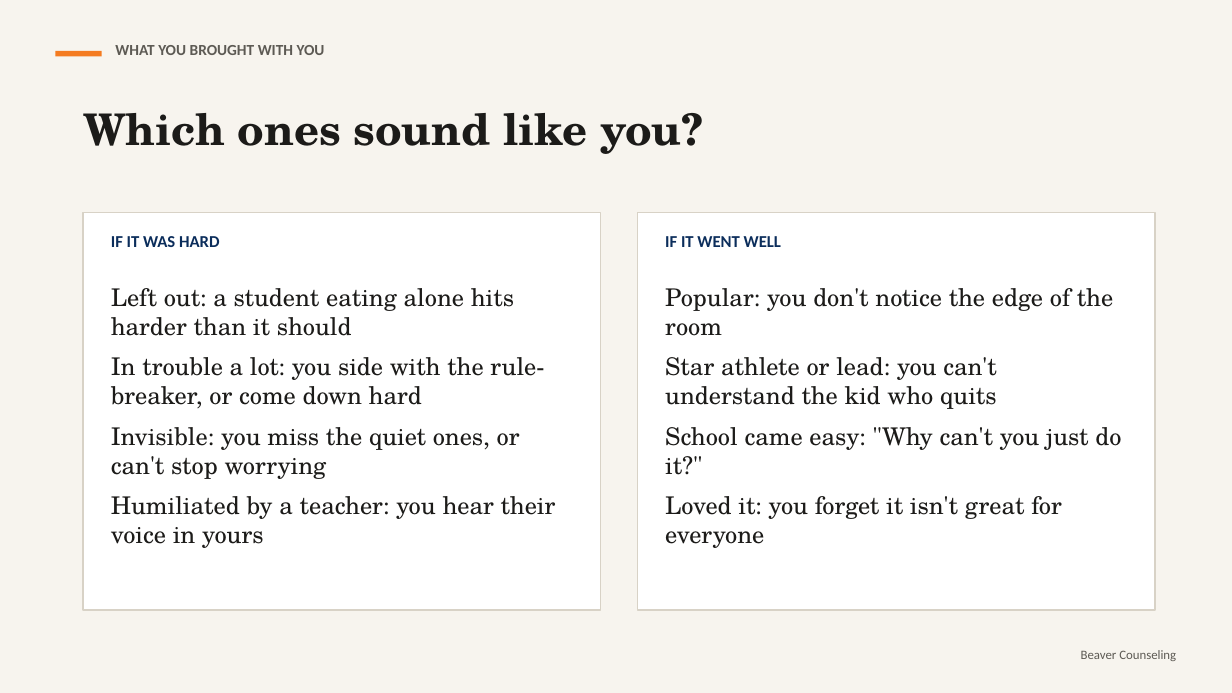
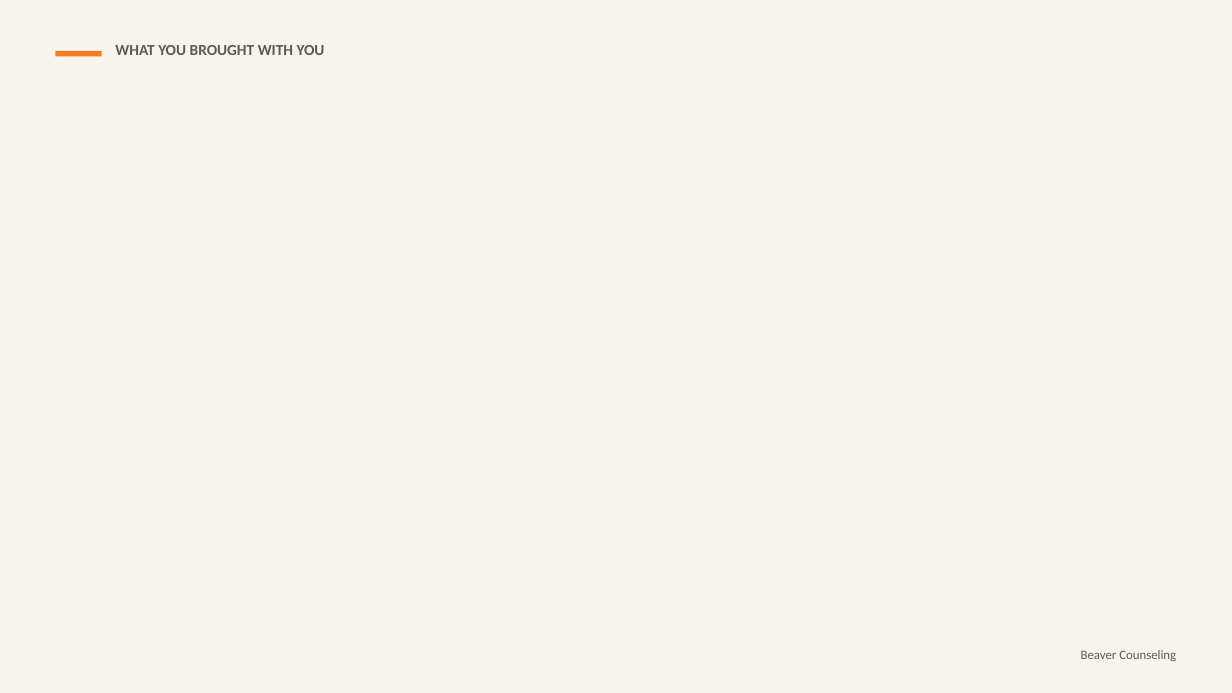
Before and after one commit to rmwtoolkit/bcds-toolkit, a slide deck: slide 10 of decks/your-high-school-self-lesson-v2.pptx. Drawn at 1232x693 pixels with LibreOffice and Linux fonts; fonts in the diff are those of the drawing; background and template pictures are left out. Boxes give left, top, right and bottom in pixels: in the first picture for what was removed or moved away, otherwise in the second. Text is boxed around its words. In the diff, an @@ line names an element or a change of style, - is before the commit and + after.

```diff
--- a/decks/your-high-school-self-lesson-v2.pptx
+++ b/decks/your-high-school-self-lesson-v2.pptx
@@ text removed at [83,113,704,154] @@
-Which ones sound like you?
@@ rectangle removed at [83,213,601,610] @@
@@ text removed at [111,236,219,247] @@
-IF IT WAS HARD
@@ rectangle removed at [638,213,1155,610] @@
@@ text removed at [665,236,781,247] @@
-IF IT WENT WELL
@@ text removed at [111,288,556,548] @@
-Left out: a student eating alone hits harder than it should
-In trouble a lot: you side with the rule-breaker, or come down hard
-Invisible: you miss the quiet ones, or can't stop worrying
-Humiliated by a teacher: you hear their voice in yours
@@ text removed at [665,288,1121,548] @@
-Popular: you don't notice the edge of the room
-Star athlete or lead: you can't understand the kid who quits
-School came easy: "Why can't you just do it?"
-Loved it: you forget it isn't great for everyone
```
Also in this commit, not shown: 12 other slides changed, 3 slides added, 13 other files.
